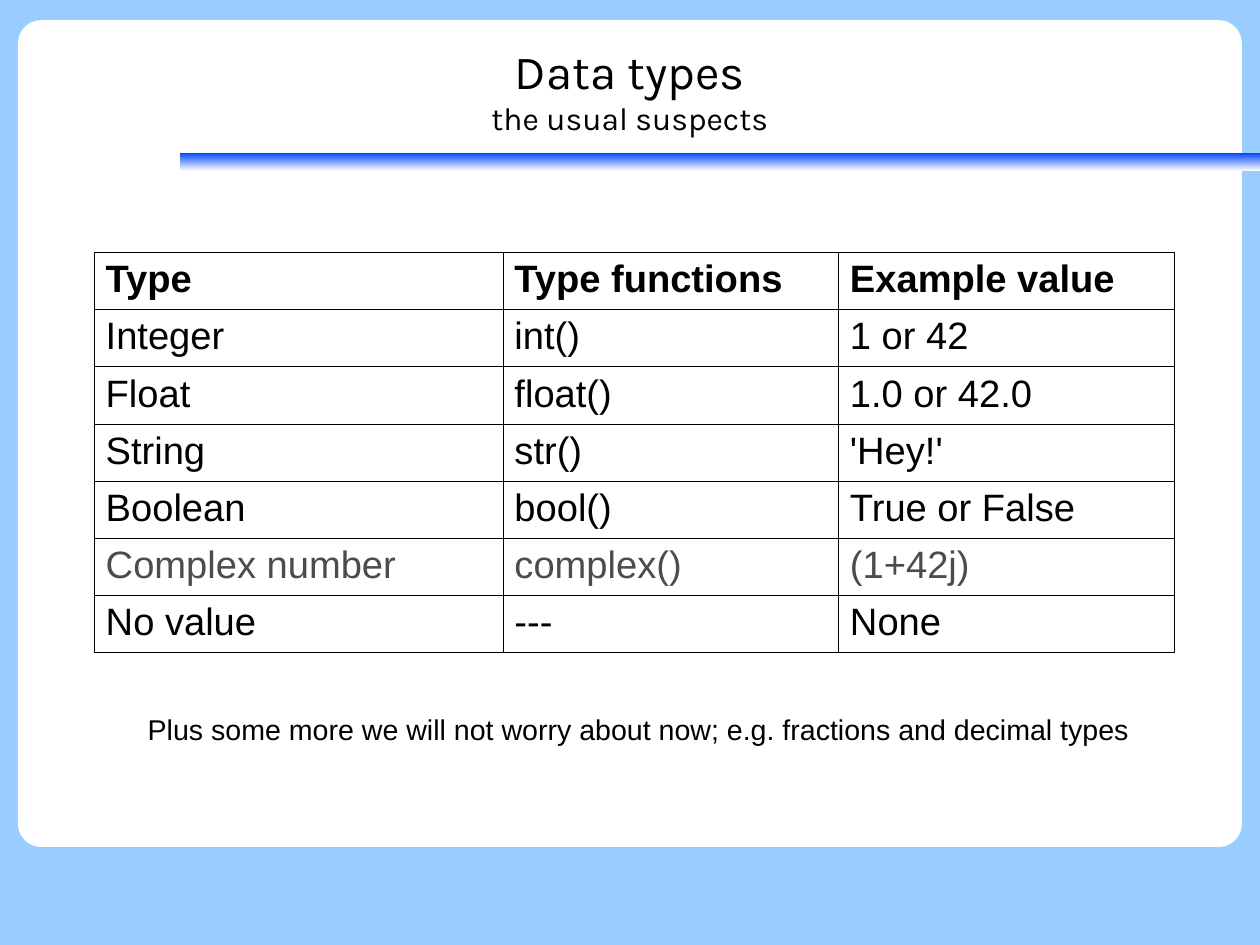
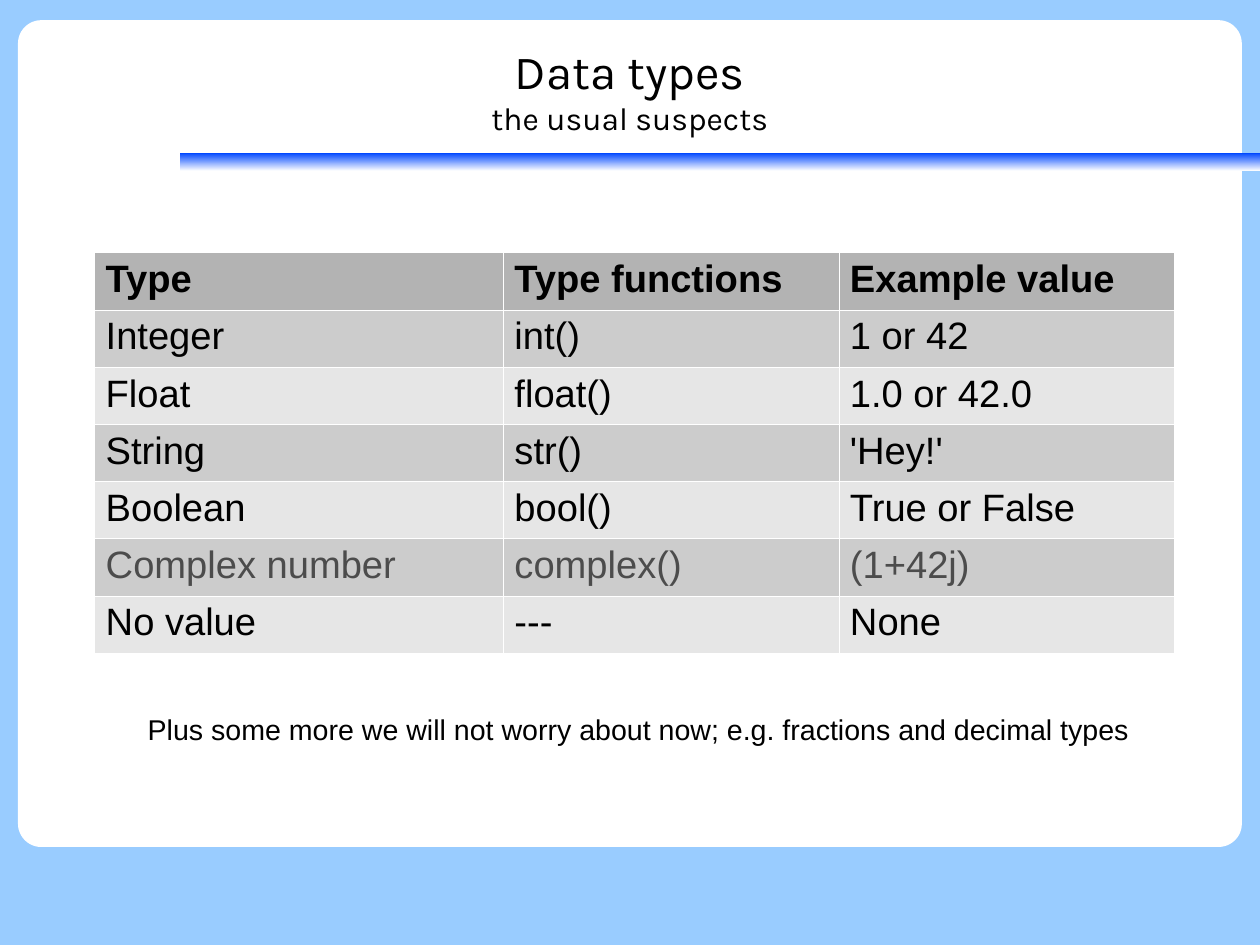
Before and after one commit to KennethNielsen/presentations, a slide deck: slide 22 of python/part1/part1_with_theme.odp. Drawn at 1260x945 pixels with LibreOffice and Linux fonts; fonts in the diff are those of the drawing; background and template pictures are left out. Boxes give left, top, right and bottom in pixels: in the first picture for what was removed or moved away, otherwise in the second. Text is boxed around its words. In the diff, an @@ line names an element or a change of style, - is before the commit and + after.

```diff
--- a/python/part1/part1_with_theme.odp
+++ b/python/part1/part1_with_theme.odp
@@ table at box(95, 253, 1177, 640) @@
@@ fill none to #B3B3B3 in row 1 @@
@@ fill none to #CCCCCC in 9 cells @@
@@ fill none to #E6E6E6 in 9 cells @@
@@ borders changed @@
```
Also in this commit, not shown: 4 other slides changed, 1 slide added.
